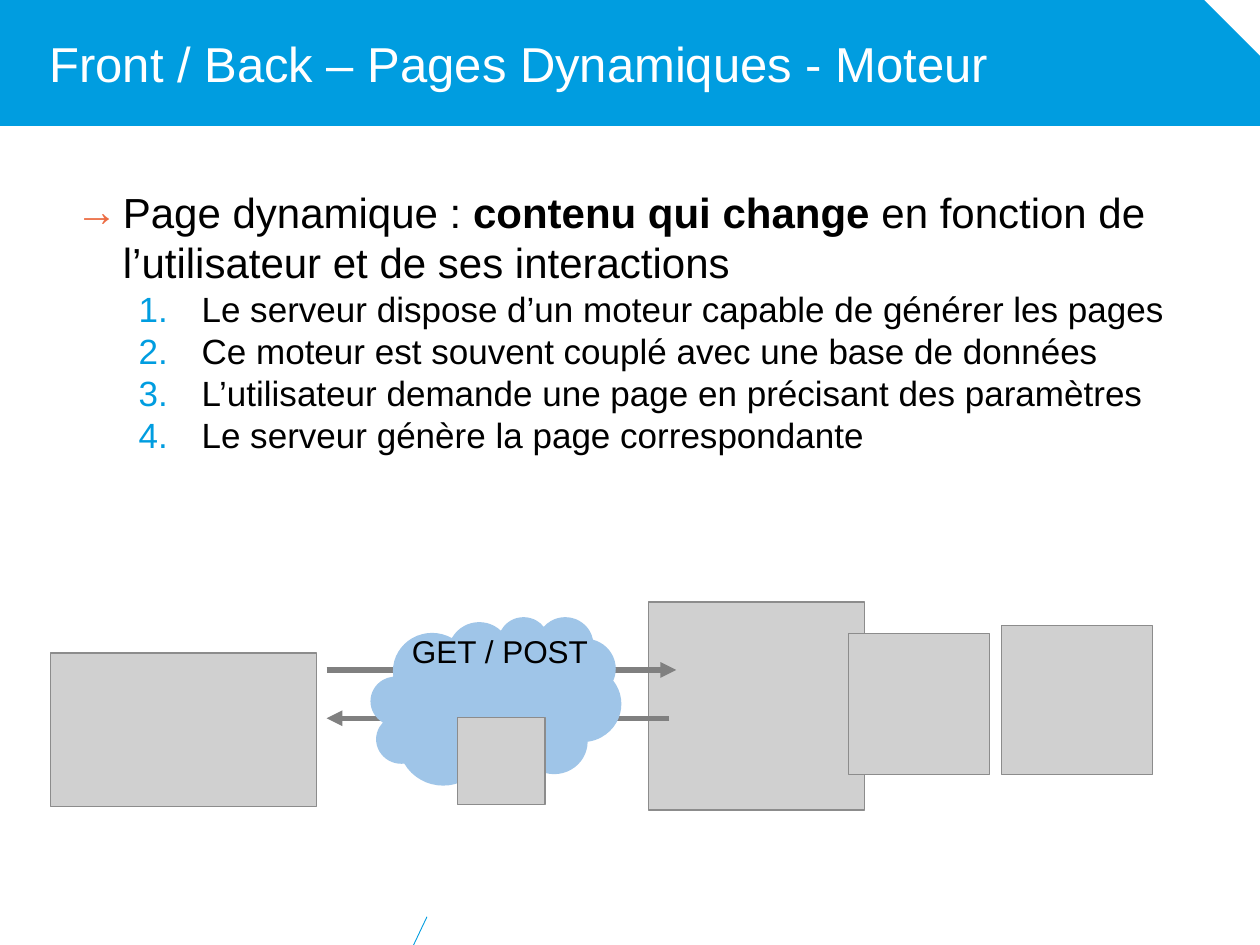
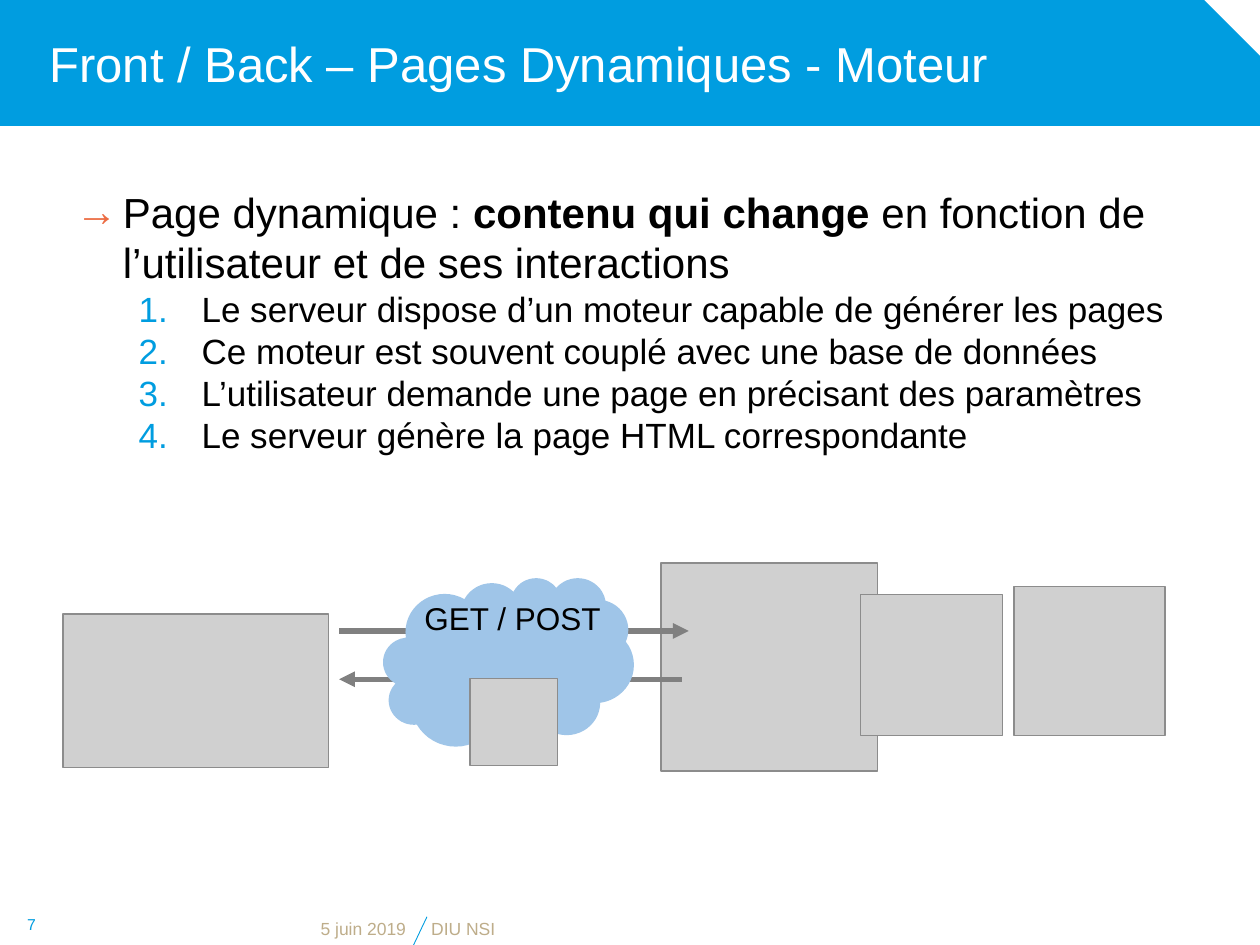
Before and after one commit to diu-uf-bordeaux/bloc1, a slide deck: slide 7 of web/5-Developpement/developpement.pptx. Drawn at 1260x945 pixels with LibreOffice and Linux fonts; fonts in the diff are those of the drawing; grey boxes stand for pictures; background and template pictures are left out. Boxes give left, top, right and bottom in pixels: in the first picture for what was removed or moved away, otherwise in the second. Text is boxed around its words. In the diff, an @@ line names an element or a change of style, - is before the commit and + after.

```diff
--- a/web/5-Developpement/developpement.pptx
+++ b/web/5-Developpement/developpement.pptx
@@ text at <box>202,422,967,455</box>: text changed @@
-  4. Le serveur génère la page correspondante
+  4. Le serveur génère la page HTML correspondante
@@ 4 pictures, 2 arrows, 1 cloud: place and size @@
-4 pictures, 2 arrows, 1 cloud at <box>50,602,989,810</box>
+4 pictures, 2 arrows, 1 cloud at <box>63,563,1002,771</box>
@@ text "GET / POST": place and size @@
-text "GET / POST" at <box>412,641,588,664</box>
+text "GET / POST" at <box>424,608,601,631</box>
@@ picture: place and size @@
-picture at <box>1002,625,1153,774</box>
+picture at <box>1014,587,1166,736</box>
@@ page number added at <box>27,919,36,930</box>, 9 pt, text #009DE0 @@
+7
@@ text added at <box>321,922,406,939</box>, 10 pt, text #BEAD8A @@
+5 juin 2019
@@ text added at <box>431,923,495,935</box>, 10 pt, text #BEAD8A @@
+DIU NSI
```
Also in this commit, not shown: 6 other slides changed.
